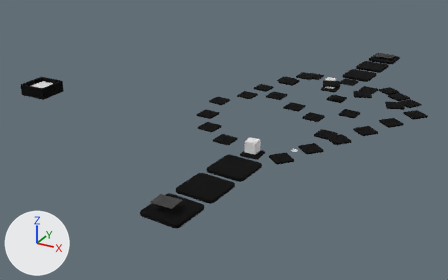
A saved change to the glTF model Assets/World/LevelModules/BunnyHop.glb.
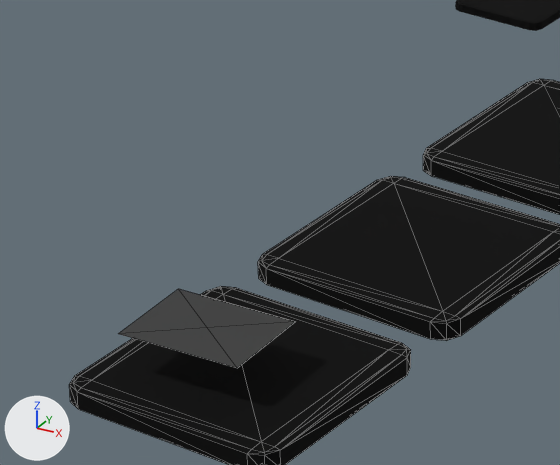
The first picture shows the older version from a camera (50 mm lens) standing at (76.2, -191.6, 81.4) and looking at (-30.5, 2.5, -15.6). The close-ups show both versions on the part from 28% to 52% of the width and 50% to 81% of the height of that picture; other places that the commit changed are outside them. Lighting does not change. The marker at lower left points along +X, +Y and +Z. The close-ups show mesh edges as thin lines. Where no turn or scale is listed for an object, it has been applied to the vertices.
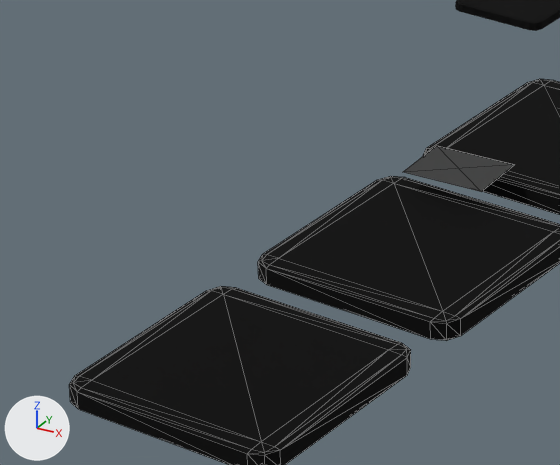
The newer file is also rescaled (x0.712) as a whole; pictures and numbers use the older file's frame.

Edits to the bpy script that builds the scene:
```text
Change ob_so_player_spawn_team2:
    ob_so_player_spawn_team2.location: (-2.57, -78.58, 4.61) -> (-1.83, -55.93, 3.28)
    ob_so_player_spawn_team2.scale: (-3.35, -2.51, 0.0) -> (-2.39, -1.79, 0.0)
```

Boxes (x1, y1, x2, y2) around the edits, measured in the close-ups (560 x 465 px):
'SO_PLAYER_SPAWN_TEAM2', moved, rescaled (37% narrower, 41% shorter)
    before: (119, 289, 295, 368)
    after: (403, 146, 514, 192)
